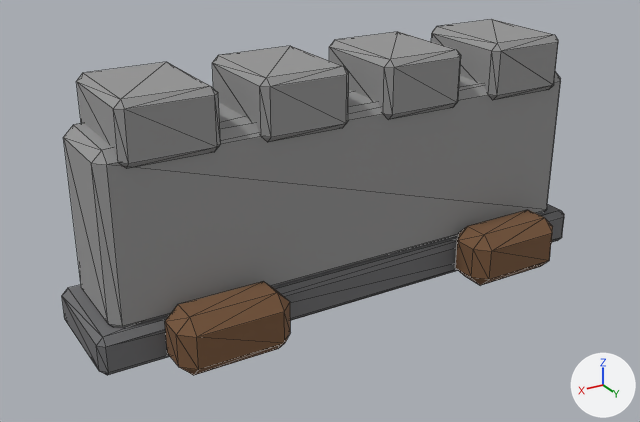
A saved change to the glTF model assets/models/wall.glb.
Before and after are seen from a 50 mm camera at (1.381, 2.194, 1.352) aimed at (0.087, 0.037, 0.274). Every picture has the same lights, and +X, +Y and +Z are marked at lower right. The picture after the commit comes second. Mesh edges are drawn as thin lines. Vertices at exactly the same position are counted once.

Objects in the first picture: 'wall'.
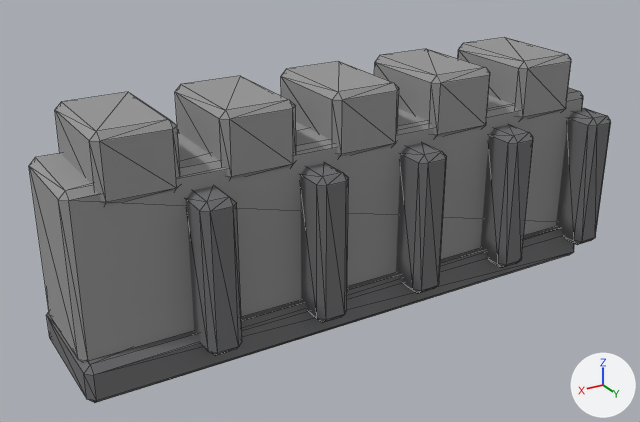
The edits, one by one:
me_wall_008 is used by ob_wall; location (0.0, 0.0, 0.06).
me_wall_008 had 192 vertices, 352 faces and spanned x -0.85..0.85, y -0.18..0.32, z -0.06..0.69.
me_wall_008 now has 288 vertices, 528 faces and spans x -0.92..0.9, y -0.2..0.27, z -0.06..0.68.
me_wall_008 part 1: the loose piece of 24 vertices spanning x -0.85..0.85, y -0.18..0.18, z -0.06..0.06 is scaled about its middle by (1.06, 1.12, 1).
me_wall_008 part 2: the loose piece of 24 vertices spanning x -0.8..0.8, y -0.15..0.15, z 0.04..0.56 is scaled about the mesh origin by (1.13, 1.12, 0.985).
me_wall_008 part 3: the loose piece of 24 vertices spanning x -0.74..-0.46, y -0.17..0.17, z 0.51..0.69 is scaled about its middle by (0.798, 1, 1.13), then moved by (-0.09, 0.0, -0.02).
me_wall_008 part 4: the loose piece of 24 vertices spanning x -0.34..-0.06, y -0.17..0.17, z 0.51..0.69 is scaled about its middle by (0.798, 1, 1.13), then moved by (-0.15, 0.0, -0.02).
me_wall_008 part 5: the loose piece of 24 vertices spanning x 0.06..0.34, y -0.17..0.17, z 0.51..0.69 is scaled about its middle by (0.798, 1, 1.13), then moved by (-0.2, 0.0, -0.02).
me_wall_008 part 6: the loose piece of 24 vertices spanning x 0.46..0.74, y -0.17..0.17, z 0.51..0.69 is scaled about its middle by (0.798, 1, 1.13), then moved by (-0.25, 0.0, -0.02).
me_wall_008 part 7: the loose piece of 24 vertices spanning x 0.46..0.74, y -0.17..0.17, z 0.51..0.69 is copied, and the copy is scaled about its middle by (0.798, 1, 1.13), then moved by (0.09, 0.0, -0.02); it spans x 0.58..0.81, y -0.17..0.17, z 0.48..0.68.
me_wall_008 part 8: a new loose piece of 24 vertices spanning x -0.92..-0.81, y 0.13..0.27, z 0.02..0.48, in mat_palette (picture img_palette).
me_wall_008 part 9: a new loose piece of 24 vertices spanning x -0.57..-0.47, y 0.13..0.27, z 0.02..0.48, in mat_palette (picture img_palette).
me_wall_008 part 10: a new loose piece of 24 vertices spanning x -0.23..-0.12, y 0.13..0.27, z 0.02..0.48, in mat_palette (picture img_palette).
me_wall_008 part 11: a new loose piece of 24 vertices spanning x 0.12..0.23, y 0.13..0.27, z 0.02..0.48, in mat_palette (picture img_palette).
me_wall_008 part 12: a new loose piece of 24 vertices spanning x 0.47..0.57, y 0.13..0.27, z 0.02..0.48, in mat_palette (picture img_palette).
Part 13, on me_wall_008:
24 vertices are removed from x -0.67..-0.33, y 0.16..0.32, z -0.06..0.12.
44 faces are deleted.
Part 14, on me_wall_008:
24 vertices are removed from x 0.33..0.67, y 0.16..0.32, z -0.06..0.12.
44 faces are deleted.
Object 'wall' (ob_wall) moves from (0.0, 0.0, 0.06) to (0.0, 0.0, 0.0).

Boxes [x1, y1, x2, y2] around the edits, measured in the pictures (640 x 422 px; the box of a moved part takes in the faces that stretch with it):
'wall', reshaped, moved (16% wider)
    before: [62, 19, 564, 376]
    after: [29, 37, 611, 403]
part 1 of me_wall_008, moved or reshaped
    before: [62, 204, 564, 375]
    after: [47, 227, 575, 403]
part 2 of me_wall_008, moved or reshaped
    before: [63, 71, 561, 328]
    after: [29, 88, 583, 362]
part 3 of me_wall_008, moved or reshaped
    before: [431, 19, 558, 100]
    after: [458, 37, 571, 119]
part 4 of me_wall_008, moved or reshaped
    before: [329, 31, 461, 120]
    after: [374, 49, 490, 137]
part 5 of me_wall_008, moved or reshaped
    before: [212, 46, 349, 142]
    after: [281, 61, 399, 157]
part 6 of me_wall_008, moved or reshaped
    before: [76, 62, 221, 169]
    after: [175, 76, 296, 179]
part 7 of me_wall_008, added
    after: [55, 92, 180, 205]
part 8 of me_wall_008, added
    after: [556, 108, 611, 245]
part 9 of me_wall_008, added
    after: [480, 125, 533, 268]
part 10 of me_wall_008, added
    after: [396, 143, 447, 294]
part 11 of me_wall_008, added
    after: [300, 163, 349, 323]
part 12 of me_wall_008, added
    after: [186, 186, 242, 356]
part 13 of me_wall_008, deleted (brown)
    before: [455, 210, 553, 285]
part 14 of me_wall_008, deleted (brown)
    before: [165, 281, 291, 376]
